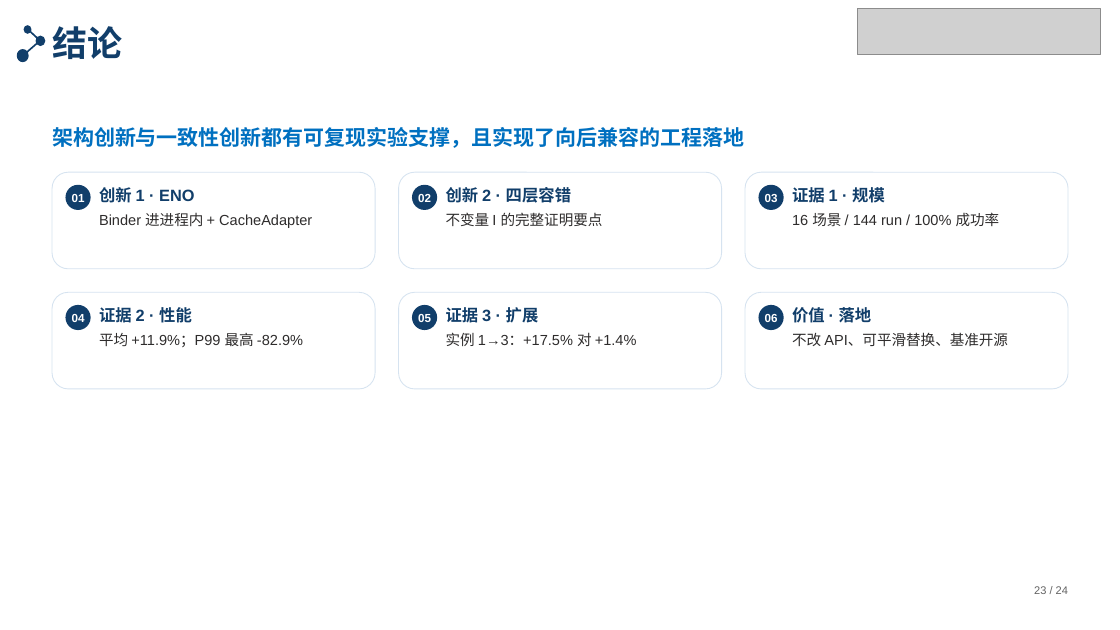
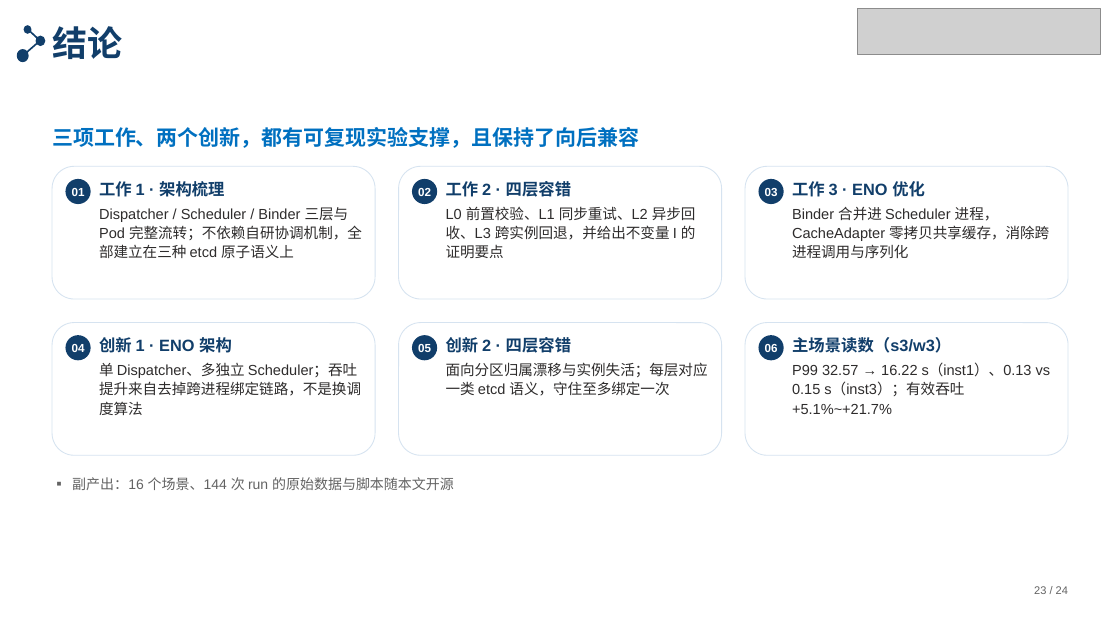
Before and after one commit to tengfei86/godel-scheduler, a slide deck: slide 23 of docs/thesis/defense/答辩PPT-北航模板版.pptx. Drawn at 1120x630 pixels with LibreOffice and Linux fonts; fonts in the diff are those of the drawing; grey boxes stand for pictures. Boxes give left, top, right and bottom in pixels: in the first picture for what was removed or moved away, otherwise in the second. Text is boxed around its words. In the diff, an @@ line names an element or a change of style, - is before the commit and + after.

```diff
--- a/docs/thesis/defense/答辩PPT-北航模板版.pptx
+++ b/docs/thesis/defense/答辩PPT-北航模板版.pptx
@@ text at [52,127,640,148]: text changed @@
-架构创新与一致性创新都有可复现实验支撑，且实现了向后兼容的工程落地
+三项工作、两个创新，都有可复现实验支撑，且保持了向后兼容
@@ rounded rectangle: place and size @@
-rounded rectangle at [52,172,375,269]
+rounded rectangle at [52,166,375,299]
@@ rounded rectangle: place and size @@
-rounded rectangle at [399,172,722,269]
+rounded rectangle at [399,166,722,299]
@@ rounded rectangle: place and size @@
-rounded rectangle at [745,172,1068,269]
+rounded rectangle at [745,166,1068,299]
@@ 3 ellipses: place and size @@
-3 ellipses at [65,185,783,210]
+3 ellipses at [65,179,783,204]
@@ text at [99,181,362,258]: text changed @@
-创新 1 · ENO
-Binder 进进程内 + CacheAdapter
+工作 1 · 架构梳理
+Dispatcher / Scheduler / Binder 三层与 Pod 完整流转；不依赖自研协调机制，全部建立在三种 etcd 原子语义上
@@ text at [446,181,696,258]: text changed @@
-创新 2 · 四层容错
-不变量 I 的完整证明要点
+工作 2 · 四层容错
+L0 前置校验、L1 同步重试、L2 异步回收、L3 跨实例回退，并给出不变量 I 的证明要点
@@ text at [792,181,1049,258]: text changed @@
-证据 1 · 规模
-16 场景 / 144 run / 100% 成功率
+工作 3 · ENO 优化
+Binder 合并进 Scheduler 进程，CacheAdapter 零拷贝共享缓存，消除跨进程调用与序列化
@@ rounded rectangle: place and size @@
-rounded rectangle at [52,292,375,389]
+rounded rectangle at [52,322,375,455]
@@ rounded rectangle: place and size @@
-rounded rectangle at [399,292,722,389]
+rounded rectangle at [399,322,722,455]
@@ rounded rectangle: place and size @@
-rounded rectangle at [745,292,1068,389]
+rounded rectangle at [745,322,1068,455]
@@ text at [99,337,361,415]: text changed @@
-证据 2 · 性能
-平均 +11.9%；P99 最高 -82.9%
+创新 1 · ENO 架构
+单 Dispatcher、多独立 Scheduler；吞吐提升来自去掉跨进程绑定链路，不是换调度算法
@@ text at [446,337,708,396]: text changed @@
-证据 3 · 扩展
-实例 1→3：+17.5% 对 +1.4%
+创新 2 · 四层容错
+面向分区归属漂移与实例失活；每层对应一类 etcd 语义，守住至多绑定一次
@@ 3 ellipses: place and size @@
-3 ellipses at [65,305,783,330]
+3 ellipses at [65,335,783,360]
@@ text at [792,337,1051,414]: text changed @@
-价值 · 落地
-不改 API、可平滑替换、基准开源
+主场景读数（s3/w3）
+P99 32.57 → 16.22 s（inst1）、0.13 vs 0.15 s（inst3）；有效吞吐 +5.1%~+21.7%
@@ text added at [72,477,454,490], 12 pt, text #636363 @@
+▪ 副产出：16 个场景、144 次 run 的原始数据与脚本随本文开源
```
Also in this commit, not shown: 3 other files.
